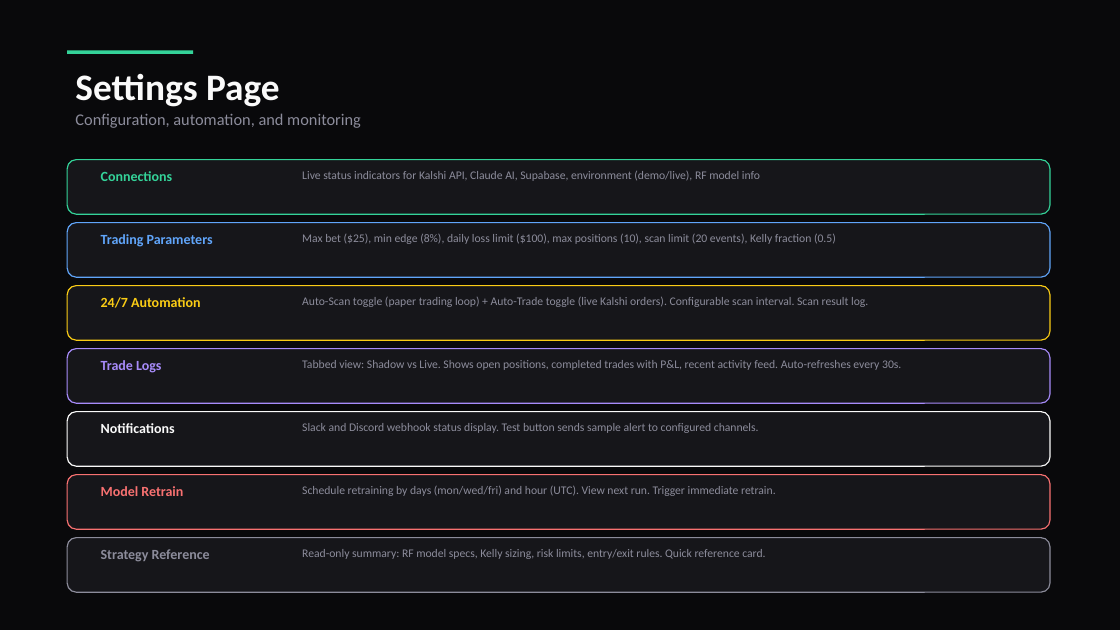
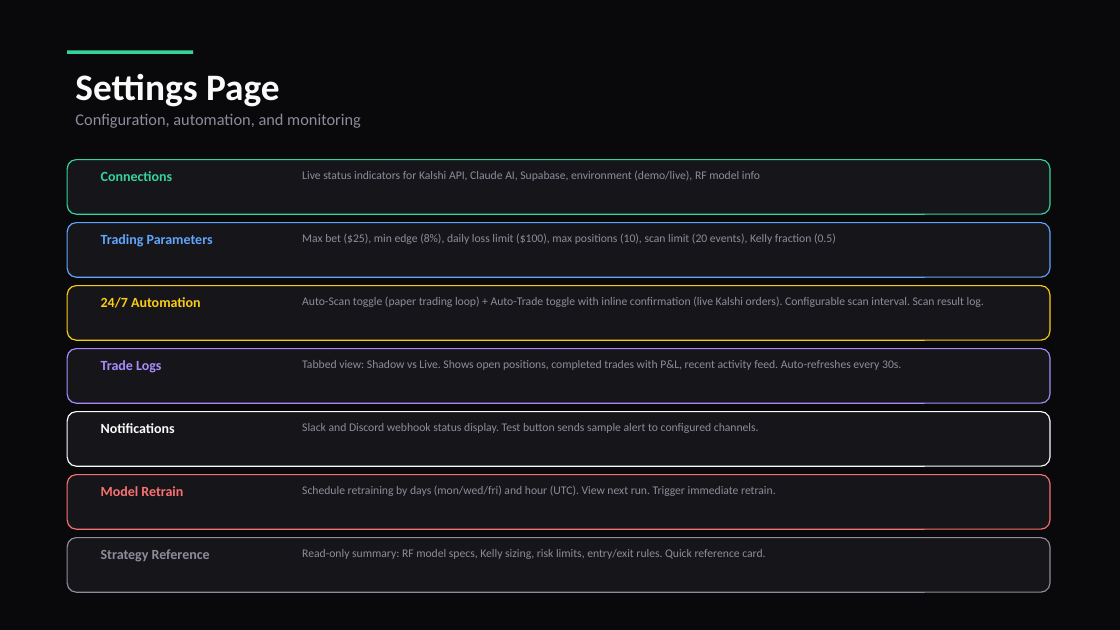
Before and after one commit to colelevy08/prediction-market-bot, a slide deck: slide 11 of PredictionBot_Presentation.pptx. Drawn at 1120x630 pixels with LibreOffice and Linux fonts; fonts in the diff are those of the drawing. Boxes give left, top, right and bottom in pixels: in the first picture for what was removed or moved away, otherwise in the second. Text is boxed around its words. In the diff, an @@ line names an element or a change of style, - is before the commit and + after.

```diff
--- a/PredictionBot_Presentation.pptx
+++ b/PredictionBot_Presentation.pptx
@@ text at [302,297,984,307]: text changed @@
-Auto-Scan toggle (paper trading loop) + Auto-Trade toggle (live Kalshi orders). Configurable scan interval. Scan result log.
+Auto-Scan toggle (paper trading loop) + Auto-Trade toggle with inline confirmation (live Kalshi orders). Configurable scan interval. Scan result log.
```
Also in this commit, not shown: 2 other slides changed, 16 other files.
